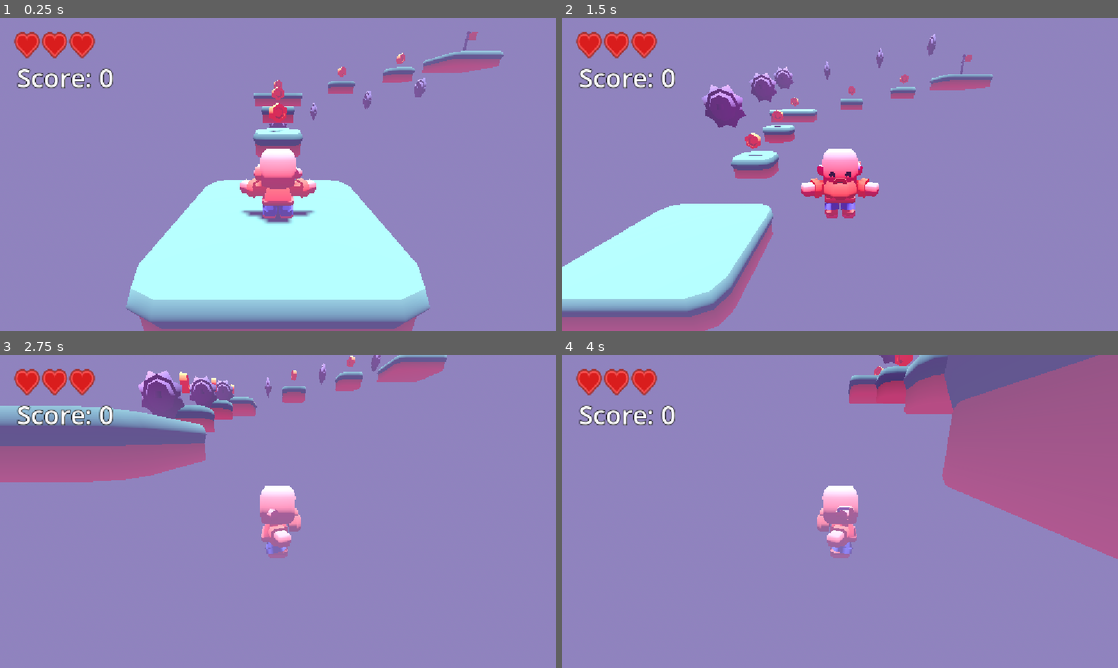
Above: before the commit, frames 1-4 (two rows, left to right).
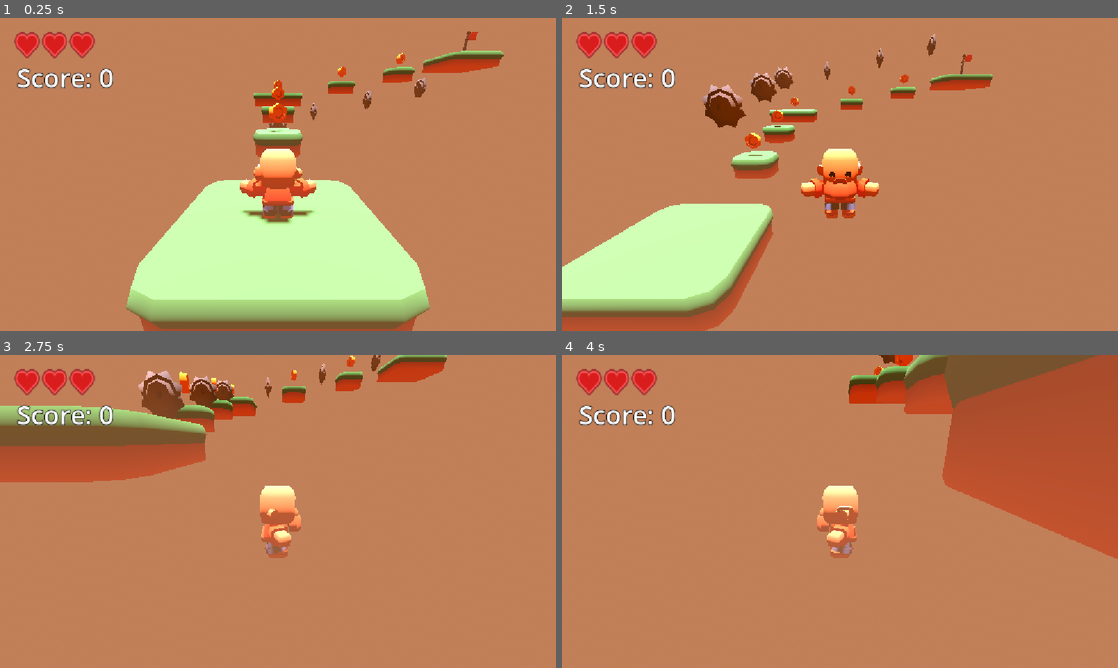
Above: after the commit, the same moments.

Repository: smolsenbiller/godot_projects
Game: Godot game, scene res://scenes/Level_2.tscn
Same seed, same stepped clock (60 frames per second), same inputs: the game is played once before the commit and once after it. This scene is started directly instead of the project's main scene.
Inputs:
- Up to frame 1 (0.25 s): no input
- Up to frame 2 (1.5 s): hold Right (move_right) 0.53-1.28 s; tap Space (jump) at 0.77 s; hold S (move_backward) from 1.28 s (still down)
- Up to frame 3 (2.75 s): tap Space (jump) at 1.52 s; release S (move_backward) at 2.03 s; hold Right (move_right) from 2.03 s (still down)
- Up to frame 4 (4 s): release Right (move_right) at 2.78 s; hold W (move_forward) 2.78-3.53 s; tap Space (jump) at 3.02, 3.77 s; hold A (move_left) from 3.53 s (still down)

The runs differ from the first frame. In frame 1, 99% of the frame differs, in the area x 0-100%, y 0-100%; in frame 2, 99%; in frame 3, 99%; in frame 4, 99%.

Commit message:
Finished the 3d platformer course.

Diff:
--- a/3d-platformer/scenes/Level_2.tscn
+++ b/3d-platformer/scenes/Level_2.tscn
@@ -18,13 +18,13 @@
 background_color = Color(0.46684772, 0.8226845, 1, 1)
 sky = SubResource("Sky_sugp2")
 ambient_light_source = 2
-ambient_light_color = Color(0.78010154, 0.00015238195, 0.67777324, 1)
+ambient_light_color = Color(0.7228071, 0.3396628, 0, 1)
 fog_enabled = true
-fog_light_color = Color(0.5575733, 0.52324414, 0.68526477, 1)
+fog_light_color = Color(0.6833967, 0.50390583, 0.39742717, 1)
 fog_sun_scatter = 0.21
-fog_density = 0.06
+fog_density = 0.02
 fog_height = 2.0
-fog_height_density = 0.4
+fog_height_density = 0.2845
 adjustment_enabled = true
 adjustment_contrast = 1.2
 adjustment_saturation = 1.2
